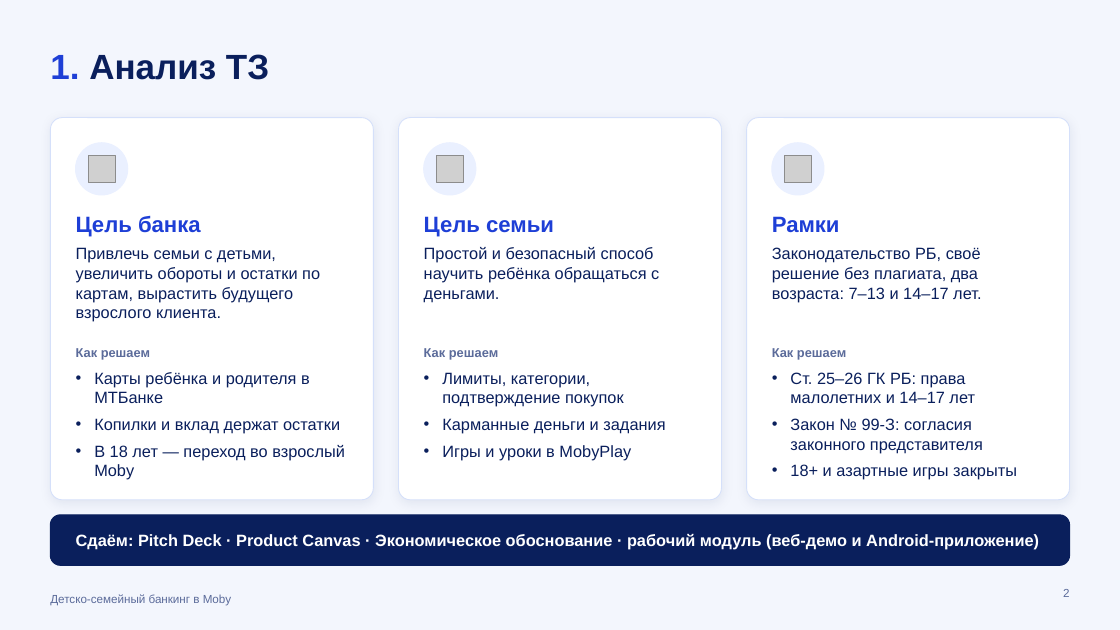
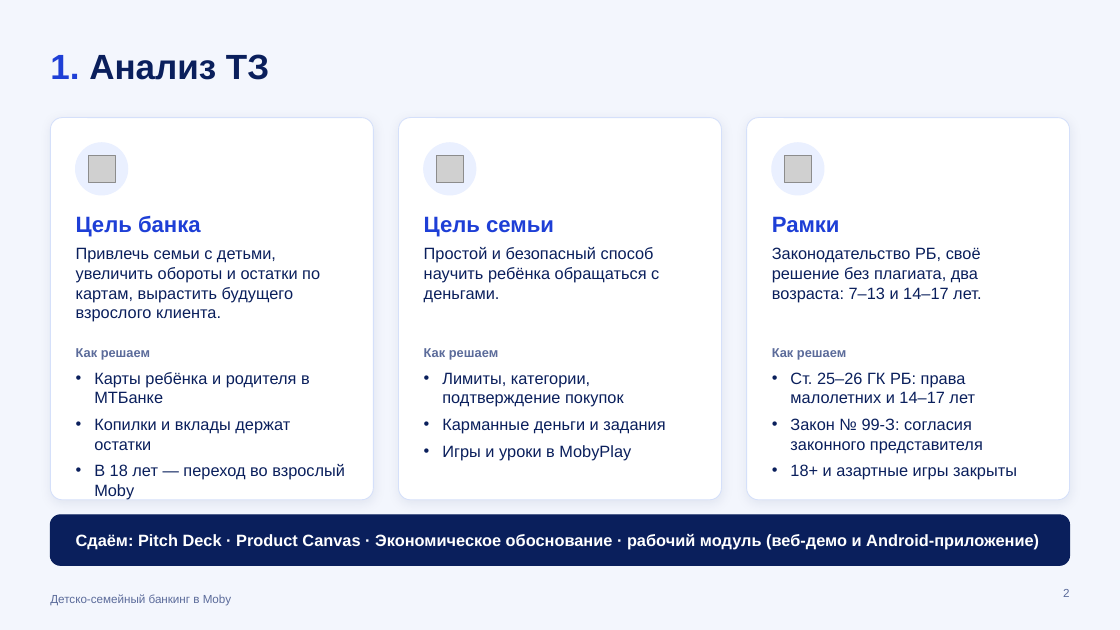
Before and after one commit to kvasiuum/hackatonmtbank, a slide deck: slide 2 of presentation/Moby_Семья_презентация.pptx. Drawn at 1120x630 pixels with LibreOffice and Linux fonts; fonts in the diff are those of the drawing; grey boxes stand for pictures. Boxes give left, top, right and bottom in pixels: in the first picture for what was removed or moved away, otherwise in the second. Text is boxed around its words. In the diff, an @@ line names an element or a change of style, - is before the commit and + after.

```diff
--- a/presentation/Moby_Семья_презентация.pptx
+++ b/presentation/Moby_Семья_презентация.pptx
@@ text at <box>94,418,290,450</box>: text changed @@
-• Копилки и вклад держат остатки
+• Копилки и вклады держат остатки
```
Also in this commit, not shown: 9 other slides changed, 8 slides added, 3 slides removed, 10 other files.
